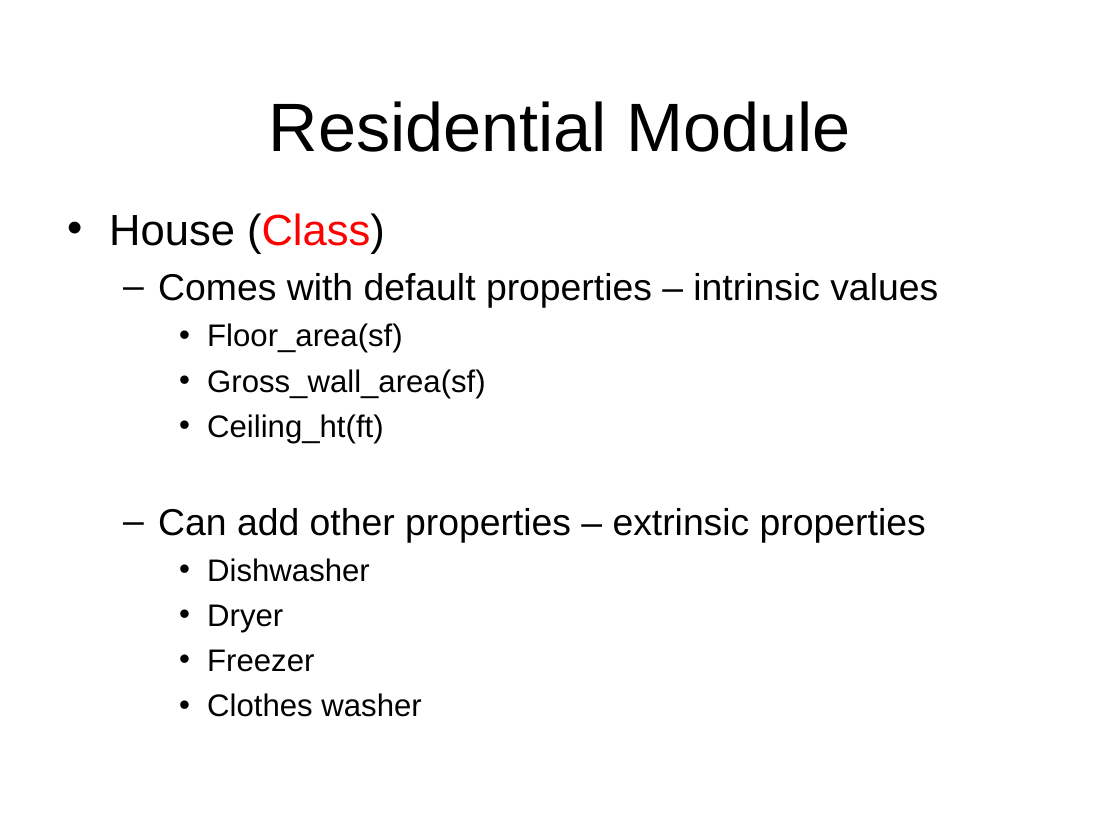
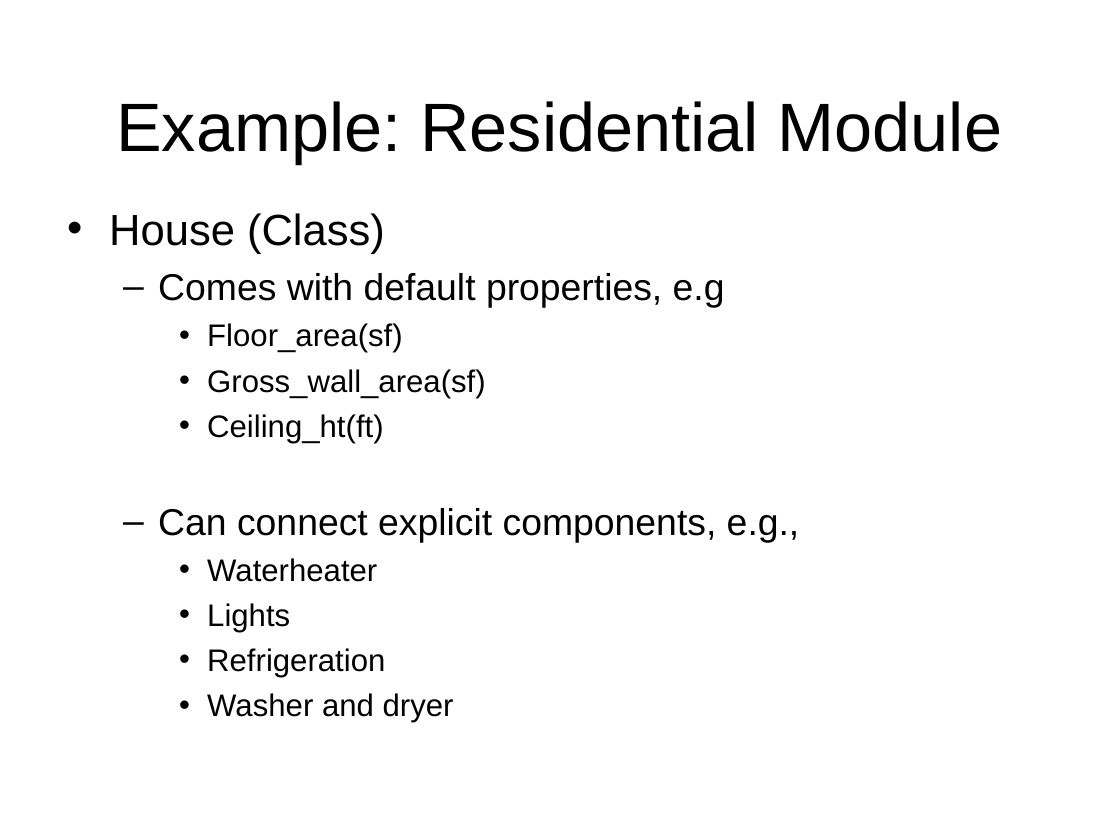
Before and after one commit to gridlab-d/course, a slide deck: slide 11 of 1.1 - What is GridLAB-D.pps (slide 10 before the commit). Drawn at 1120x840 pixels with LibreOffice and Linux fonts; fonts in the diff are those of the drawing; background and template pictures are left out. Boxes give left, top, right and bottom in pixels: in the first picture for what was removed or moved away, otherwise in the second. Text is boxed around its words. In the diff, an @@ line names an element or a change of style, - is before the commit and + after.

Commit message:
Updated screen shots, formatted examples and refined some of the points.

```diff
--- a/1.1 - What is GridLAB-D.pps
+++ b/1.1 - What is GridLAB-D.pps
@@ title at (116,101,1002,164): text changed @@
-Residential Module
+Example: Residential Module
@@ text at (109,213,385,254): text colour #FF0000 to #000000 in "(Class)" @@
@@ text at (158,273,725,308): text changed @@
-  – Comes with default properties – intrinsic values
+  – Comes with default properties, e.g
@@ text at (158,508,800,723): text changed; size 24 to 20 pt @@
-  – Can add other properties – extrinsic properties
-    • Dishwasher
-    • Dryer
-    • Freezer
-    • Clothes washer
+  – Can connect explicit components, e.g.,
+    • Waterheater
+    • Lights
+    • Refrigeration
+    • Washer and dryer
```
Also in this commit, not shown: 13 other slides changed, 1 slide added, 1 slide removed, 4 other files.
